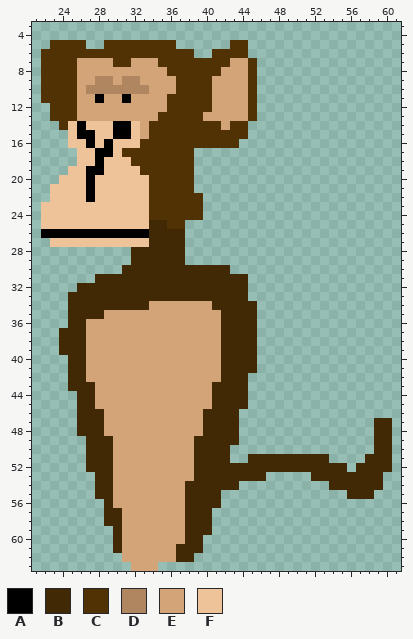
Edited in one commit: pixel-art sprite (src/main/resources/Sprites/BaseMonkeWalk4.png). Above, as it was before the edit.
The file is 64x64 pixels. Colours within 5 levels of each other are drawn and written as one. Shown: x 21..61, y 3..63.
Palette (. is transparent): A #000000  B #412905  C #513205  D #af865f  E #d2a478  F #eec39a
After the commit:
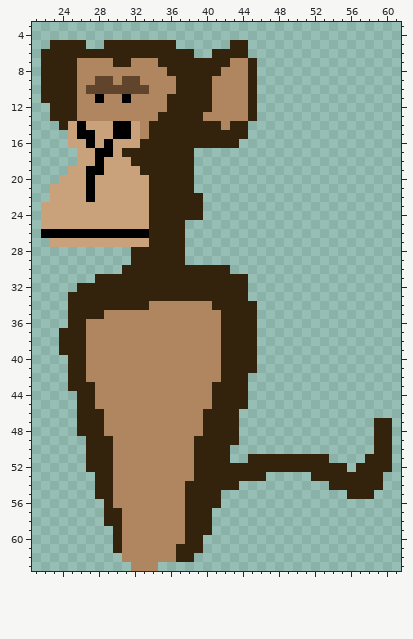
Change:
Colour B changes from #412905 to #33230c.
Colour D changes from #af865f to #60452c.
Colour E changes from #d2a478 to #af865f.
Colour F changes from #eec39a to #c9a17a.
Colour C becomes colour B in row 5 at x 23 to 26, 29 to 36 and 43 to 44; in row 6 at x 22 to 38 and 41 to 44; in row 7 at x 22 to 25, 30 to 31, 35 to 42 and 45; in row 8 at x 22 to 25, 36 to 41 and 45; in rows 9 to 10 at x 22 to 25, 37 to 40 and 45; in row 11 at x 22 to 25, 36 to 40 and 45.
Colour C becomes colour B in row 12 at x 23 to 25, 36 to 40 and 45; in row 13 at x 23 to 25, 35 to 39 and 45; in row 14 at x 24, 34 to 41 and 43 to 44; in row 15 at x 34 to 44; in row 16 at x 33 to 43; in row 17 at x 31 to 38.
Colour C becomes colour B in row 18 at x 32 to 38; in row 19 at x 33 to 38; in rows 20 to 21 at x 34 to 38; in rows 22 to 24 at x 34 to 39; in row 25 at x 36 to 37.
Changed places in both pictures, as pixel boxes (x1, y1, x2, y2):
changed: (41, 40, 392, 571)
